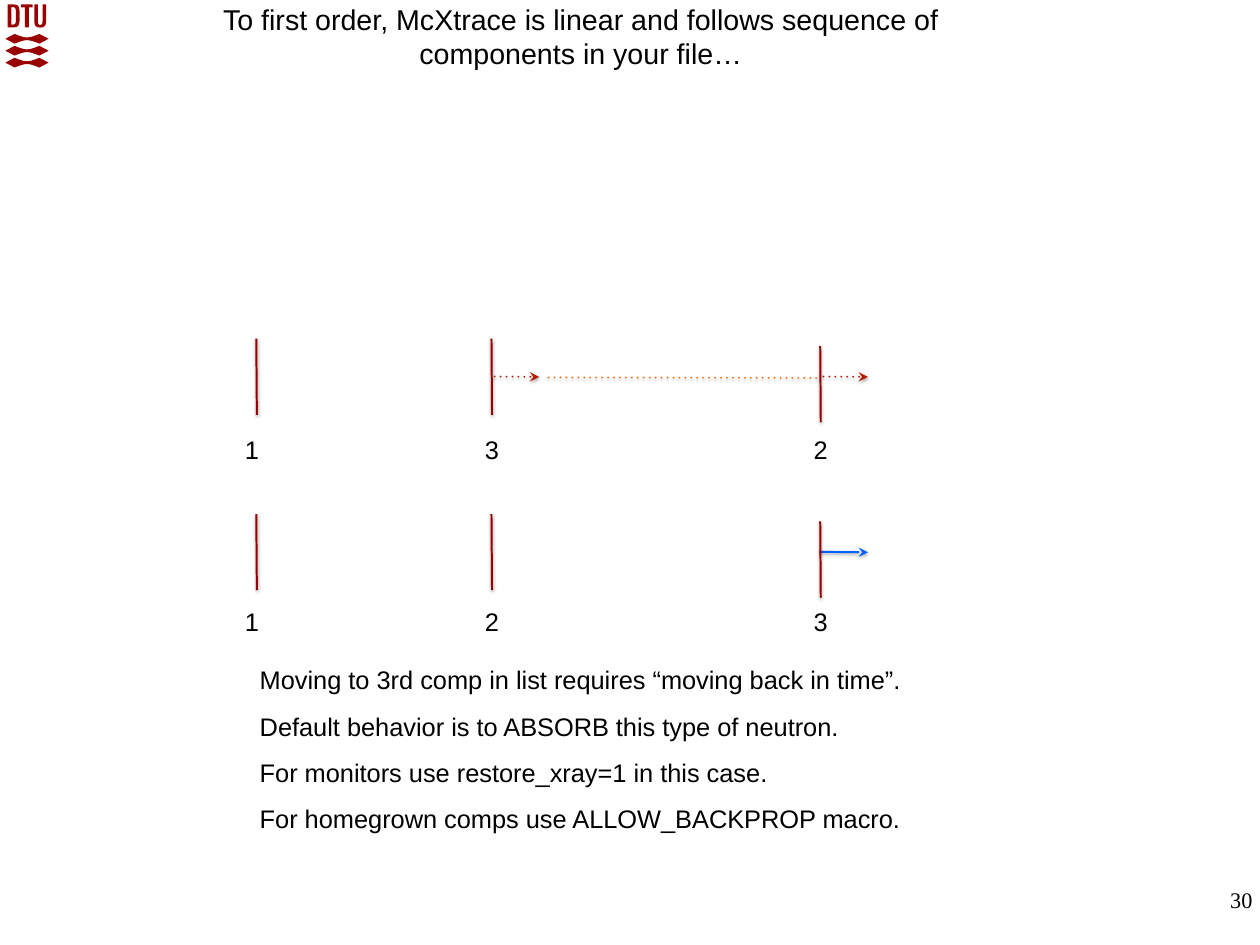
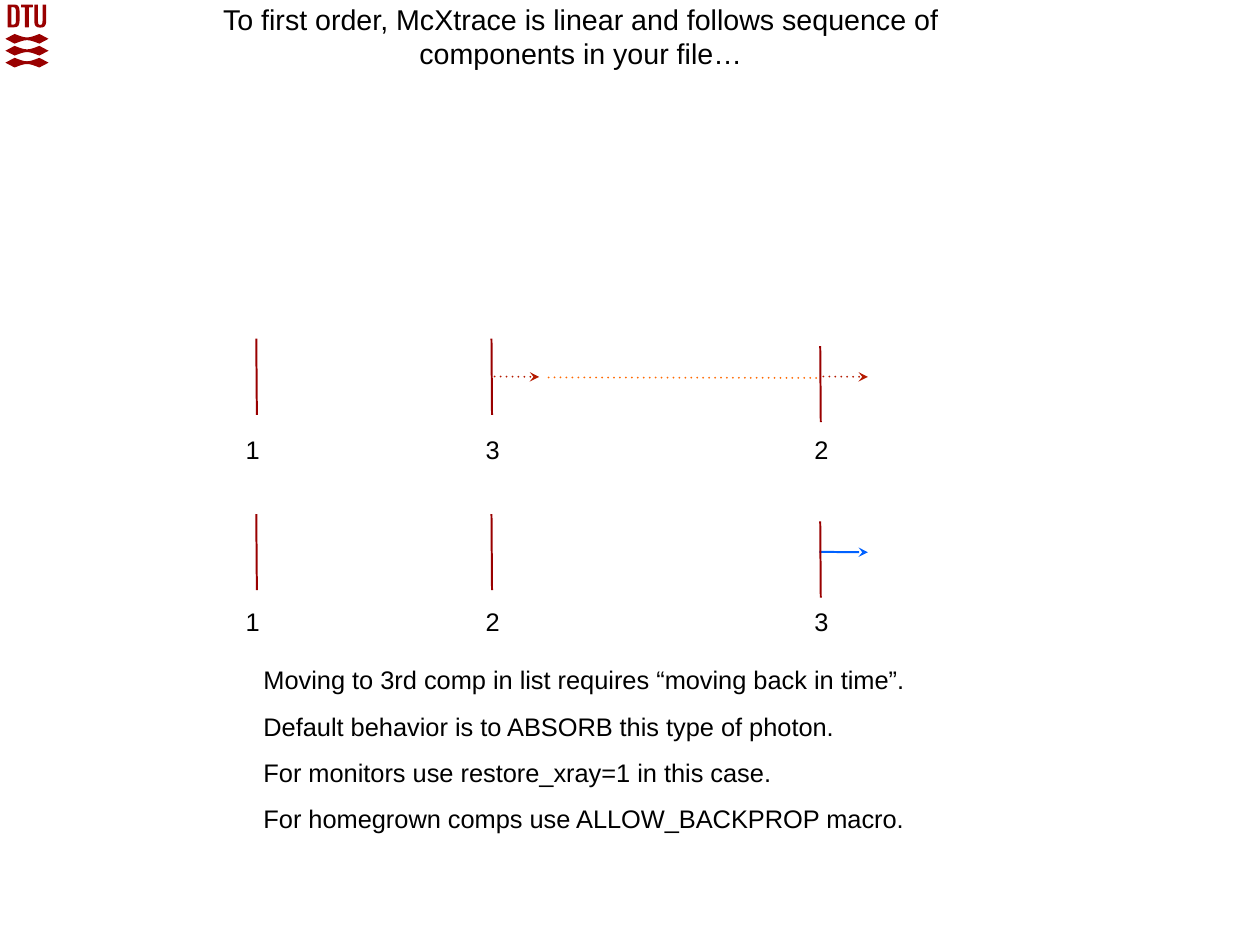
Before and after one commit to McStasMcXtrace/Schools, a slide deck: slide 30 of SOLEIL_March_2022/Day2_Thursday_March_10th/3_Components/McXtrace_component_and_instrument_concepts.pptx. Drawn at 1260x945 pixels with LibreOffice and Linux fonts; fonts in the diff are those of the drawing; background and template pictures are left out. Boxes give left, top, right and bottom in pixels: in the first picture for what was removed or moved away, otherwise in the second. Text is boxed around its words. In the diff, an @@ line names an element or a change of style, - is before the commit and + after.

Commit message:
SOLEIL 2022: 3-components: update presentation (remove 'neutron' -> 'photon')

```diff
--- a/SOLEIL_March_2022/Day2_Thursday_March_10th/3_Components/McXtrace_component_and_instrument_concepts.pptx
+++ b/SOLEIL_March_2022/Day2_Thursday_March_10th/3_Components/McXtrace_component_and_instrument_concepts.pptx
@@ text at (263, 717, 834, 741): text changed @@
-Default behavior is to ABSORB this type of neutron.
+Default behavior is to ABSORB this type of photon.
@@ page number removed at (1230, 893, 1252, 909) @@
-30
```
Also in this commit, not shown: 30 other slides changed, 1 other file.
